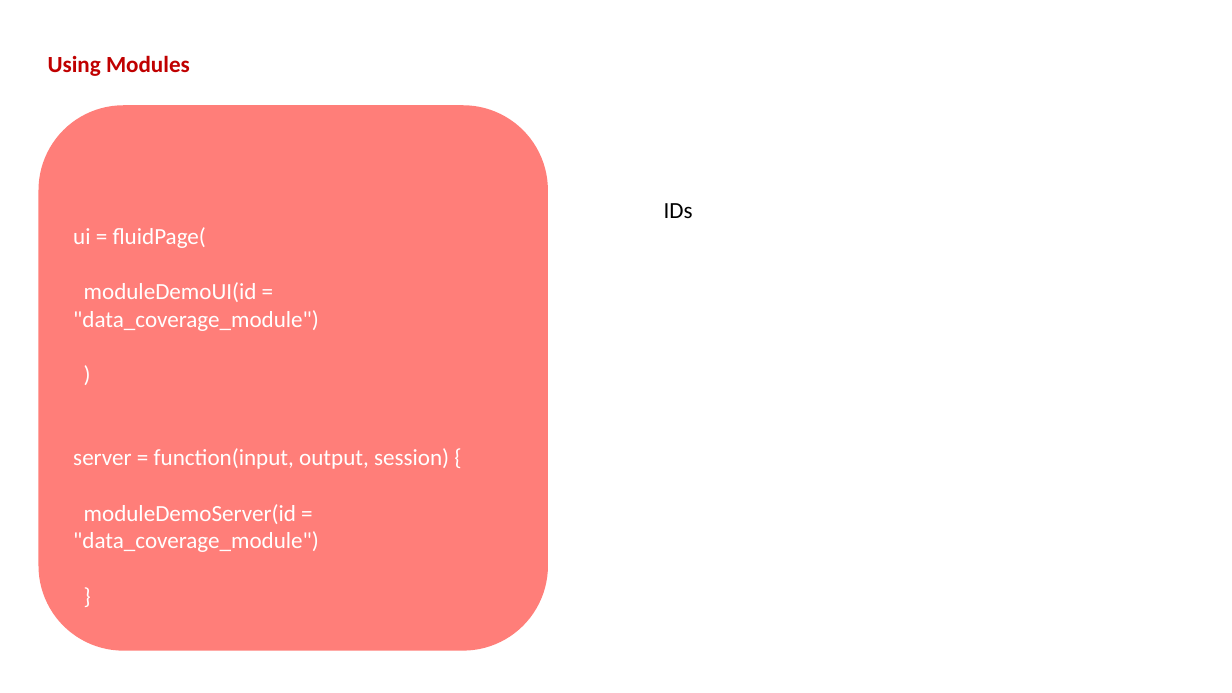
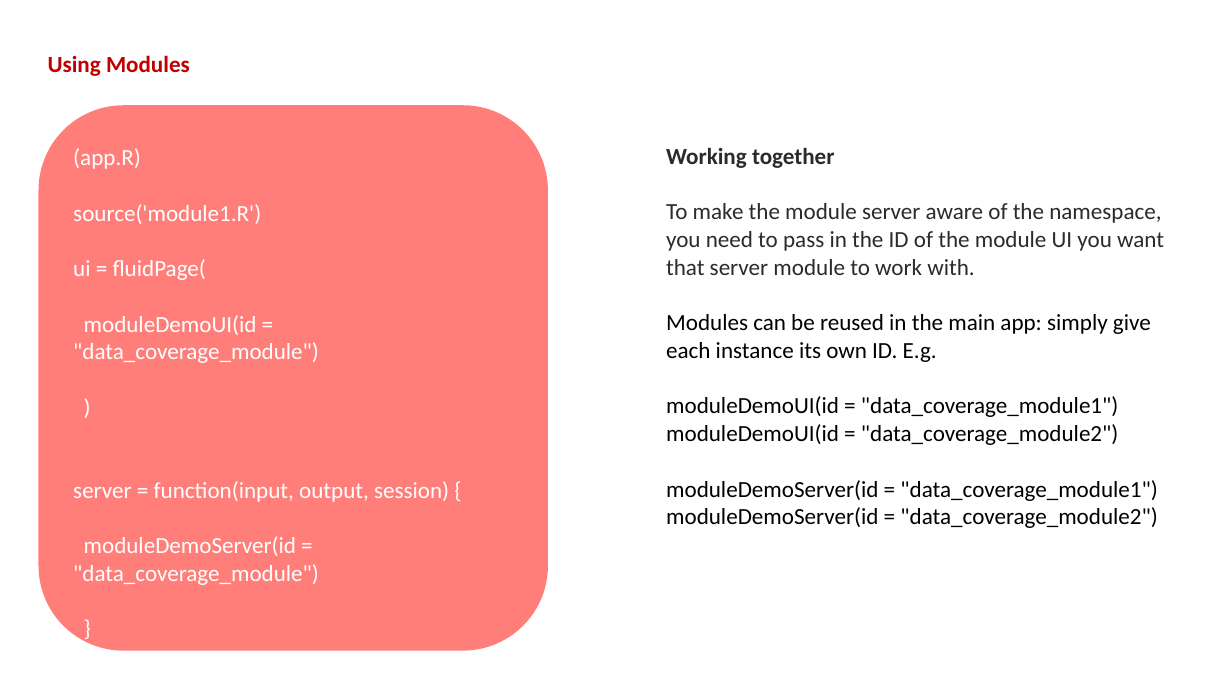
Before and after one commit to BHFDSC/cvd-covid-tre-dashboard, a slide deck: slide 3 of BHF_Dashboards/BHF_DSC_TRE_External_Dashboard/Dev/Modules Example.pptx. Drawn at 1232x693 pixels with LibreOffice and Linux fonts; fonts in the diff are those of the drawing. Boxes give left, top, right and bottom in pixels: in the first picture for what was removed or moved away, otherwise in the second. Text is boxed around its words. In the diff, an @@ line names an element or a change of style, - is before the commit and + after.

Commit message:
fixed data source file path edited module training files annotated data coverage plot

```diff
--- a/BHF_Dashboards/BHF_DSC_TRE_External_Dashboard/Dev/Modules Example.pptx
+++ b/BHF_Dashboards/BHF_DSC_TRE_External_Dashboard/Dev/Modules Example.pptx
@@ text "(app.R)": place and size @@
-text "(app.R)" at [73,227,449,552]
+text "(app.R)" at [73,148,449,585]
@@ text at [73,148,261,224]: paragraphs added @@
+(app.R)
+source('module1.R')
@@ text added at [666,147,1164,528], 18 pt, text #000000 @@
+Working together
+To make the module server aware of the namespace, you need to pass in the ID of the module UI you want that server module to work with.
+Modules can be reused in the main app: simply give each instance its own ID. E.g.
+moduleDemoUI(id = "data_coverage_module1")
+moduleDemoUI(id = "data_coverage_module2")
+moduleDemoServer(id = "data_coverage_module1")
+moduleDemoServer(id = "data_coverage_module2")
@@ text removed at [664,203,693,218] @@
-IDs
```
Also in this commit, not shown: 3 other slides changed, 5 other files.
